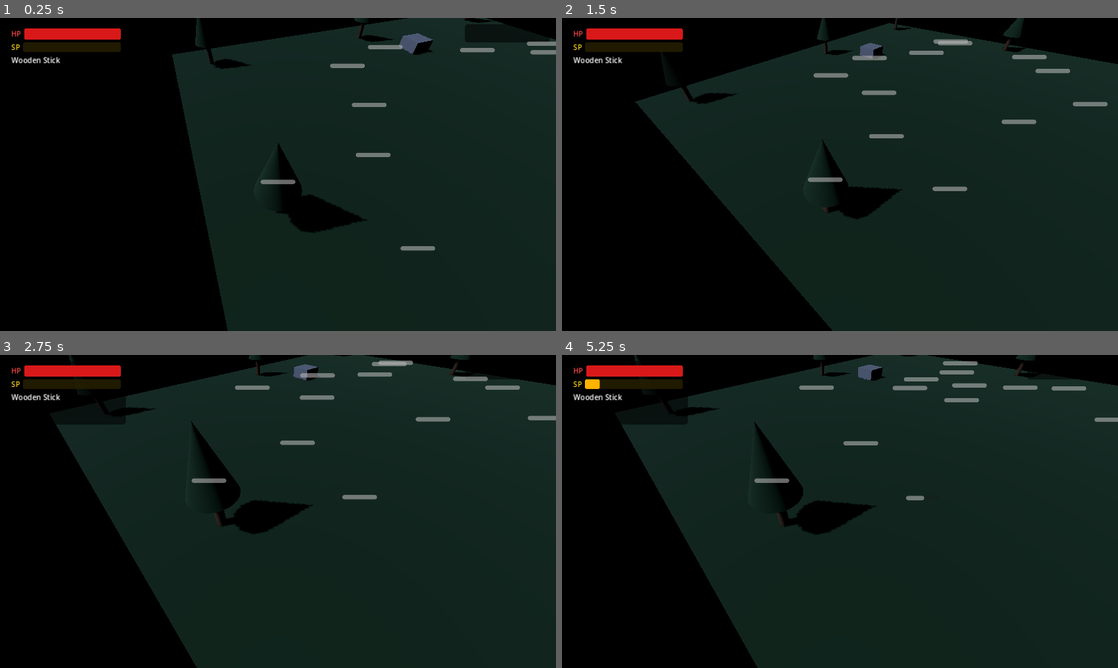
Above: before the commit, frames 1-4 (two rows, left to right).
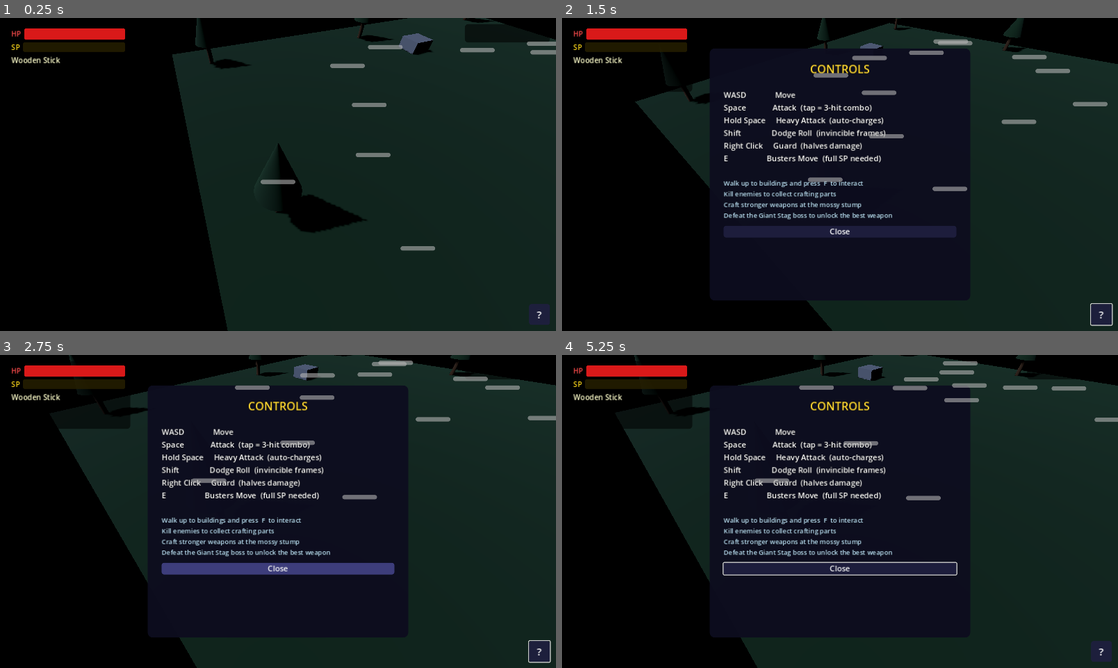
Above: after the commit, the same moments.

Repository: BitfrostKvasir/yokai
Game: Godot game, scene res://scenes/main.tscn
Same seed, same stepped clock (60 frames per second), same inputs: the game is played once before the commit and once after it.
Inputs (mouse positions are in pixels of both pictures, inside the frame that each line leads up to):
- Up to frame 1 (0.25 s): no input
- Up to frame 2 (1.5 s): click (1101, 315) at 0.5 s, where only the run after the commit has a clickable "?"; tap F (interact) at 1.25, 1.35 s; move the mouse to (962, 158) at 1.27 s; hold D (move_right) from 1.28 s (still down); click (962, 158) at 1.42 s
- Up to frame 3 (2.75 s): release D (move_right) at 2 s; tap F (interact) at 2 s; drag from (166, 527) to (250, 574) at 2.02 s
- Up to frame 4 (5.25 s): tap F (interact) at 2.75, 3.05, 3.5, 4.55 s; move the mouse to (895, 442) at 2.77 s; hold D (move_right) 2.78-3.5 s; hold Shift (dodge) 2.78-3.5 s; drag from (812, 574) to (673, 464) at 3.52 s; move the mouse to (1006, 558) at 4.27 s; hold A (move_left) 4.28-5 s; hold E (special) 4.28-5 s; drag from (673, 464) to (756, 433) at 5.02 s

The runs differ from the first frame. In frame 1, 0.4% of the frame differs, in the area x 2-99%, y 3-98%; in frame 2, 17%, in the area x 2-100%, y 3-99%; in frame 3, 15%; in frame 4, 15%.

Commit message:
feat: 2D interact prompts in HUD, controls button with full overlay
Co-Authored-By: Claude Sonnet 4.6 <noreply@anthropic.com>

Diff:
--- a/scenes/ui/hud.tscn
+++ b/scenes/ui/hud.tscn
@@ -52,14 +52,50 @@
 content_margin_right = 12.0
 content_margin_bottom = 10.0
 
+[sub_resource type="StyleBoxFlat" id="StyleBoxFlat_prompt"]
+bg_color = Color(0.0, 0.0, 0.0, 0.75)
+corner_radius_top_left = 10
+corner_radius_top_right = 10
+corner_radius_bottom_right = 10
+corner_radius_bottom_left = 10
+content_margin_left = 24.0
+content_margin_top = 12.0
+content_margin_right = 24.0
+content_margin_bottom = 12.0
+
+[sub_resource type="StyleBoxFlat" id="StyleBoxFlat_controls"]
+bg_color = Color(0.05, 0.05, 0.12, 0.96)
+corner_radius_top_left = 12
+corner_radius_top_right = 12
+corner_radius_bottom_right = 12
+corner_radius_bottom_left = 12
+content_margin_left = 32.0
+content_margin_top = 28.0
+content_margin_right = 32.0
+content_margin_bottom = 28.0
+
+[sub_resource type="StyleBoxFlat" id="StyleBoxFlat_btn"]
+bg_color = Color(0.12, 0.12, 0.25, 0.9)
+corner_radius_top_left = 6
+corner_radius_top_right = 6
+corner_radius_bottom_right = 6
+corner_radius_bottom_left = 6
+
+[sub_resource type="StyleBoxFlat" id="StyleBoxFlat_btn_hover"]
+bg_color = Color(0.25, 0.25, 0.5, 0.95)
+corner_radius_top_left = 6
+corner_radius_top_right = 6
+corner_radius_bottom_right = 6
+corner_radius_bottom_left = 6
+
 [node name="HUD" type="CanvasLayer"]
 script = ExtResource("1_hud")
 
 [node name="TopLeftPanel" type="PanelContainer" parent="."]
 offset_left = 14.0
 offset_top = 14.0
-offset_right = 290.0
-offset_bottom = 160.0
+offset_right = 300.0
+offset_bottom = 170.0
 theme_override_styles/panel = SubResource("StyleBoxFlat_panel")
 
 [node name="TopLeft" type="VBoxContainer" parent="TopLeftPanel"]
@@ -77,7 +113,7 @@
 vertical_alignment = 1
 
 [node name="HPBar" type="ProgressBar" parent="TopLeftPanel/TopLeft/HPRow"]
-custom_minimum_size = Vector2(210, 26)
+custom_minimum_size = Vector2(220, 26)
 size_flags_horizontal = 3
 max_value = 100.0
 value = 100.0
@@ -97,7 +133,7 @@
 vertical_alignment = 1
 
 [node name="SPBar" type="ProgressBar" parent="TopLeftPanel/TopLeft/SPRow"]
-custom_minimum_size = Vector2(210, 22)
+custom_minimum_size = Vector2(220, 22)
 size_flags_horizontal = 3
 max_value = 100.0
 value = 0.0
@@ -108,14 +144,13 @@
 [node name="WeaponLabel" type="Label" parent="TopLeftPanel/TopLeft"]
 text = "Wooden Stick"
 theme_override_font_sizes/font_size = 17
-theme_override_colors/font_color = Color(1, 1, 1, 1)
+theme_override_colors/font_color = Color(1, 1, 0.8, 1)
 theme_override_colors/font_outline_color = Color(0, 0, 0, 1)
 theme_override_constants/outline_size = 3
 
 [node name="BottomRightPanel" type="PanelContainer" parent="."]
 anchor_left = 1.0
 anchor_right = 1.0
-anchor_bottom = 0.0
 offset_left = -210.0
 offset_top = 14.0
 offset_right = -14.0
@@ -128,3 +163,97 @@
 theme_override_colors/font_outline_color = Color(0, 0, 0, 1)
 theme_override_constants/outline_size = 3
 horizontal_alignment = 2
+
+[node name="InteractPromptPanel" type="PanelContainer" parent="."]
+anchor_left = 0.5
+anchor_right = 0.5
+anchor_top = 1.0
+anchor_bottom = 1.0
+offset_left = -220.0
+offset_top = -80.0
+offset_right = 220.0
+offset_bottom = -24.0
+visible = false
+theme_override_styles/panel = SubResource("StyleBoxFlat_prompt")
+
+[node name="InteractPromptLabel" type="Label" parent="InteractPromptPanel"]
+text = "[ F ]  Interact"
+theme_override_font_sizes/font_size = 21
+theme_override_colors/font_color = Color(1, 1, 1, 1)
+theme_override_colors/font_outline_color = Color(0, 0, 0, 1)
+theme_override_constants/outline_size = 4
+horizontal_alignment = 1
+vertical_alignment = 1
+
+[node name="ControlsButton" type="Button" parent="."]
+anchor_left = 1.0
+anchor_right = 1.0
+anchor_top = 1.0
+anchor_bottom = 1.0
+offset_left = -62.0
+offset_top = -62.0
+offset_right = -14.0
+offset_bottom = -14.0
+text = "?"
+theme_override_font_sizes/font_size = 24
+theme_override_colors/font_color = Color(1, 1, 1, 1)
+theme_override_styles/normal = SubResource("StyleBoxFlat_btn")
+theme_override_styles/hover = SubResource("StyleBoxFlat_btn_hover")
+theme_override_styles/pressed = SubResource("StyleBoxFlat_btn_hover")
+
+[node name="ControlsPanel" type="PanelContainer" parent="."]
+anchor_left = 0.5
+anchor_right = 0.5
+anchor_top = 0.5
+anchor_bottom = 0.5
+offset_left = -300.0
+offset_top = -290.0
+offset_right = 300.0
+offset_bottom = 290.0
+visible = false
+theme_override_styles/panel = SubResource("StyleBoxFlat_controls")
+
+[node name="VBox" type="VBoxContainer" parent="ControlsPanel"]
+theme_override_constants/separation = 12
+
+[node name="Title" type="Label" parent="ControlsPanel/VBox"]
+text = "CONTROLS"
+theme_override_font_sizes/font_size = 26
+theme_override_colors/font_color = Color(1, 0.85, 0.2, 1)
+theme_override_colors/font_outline_color = Color(0, 0, 0, 1)
+theme_override_constants/outline_size = 3
+horizontal_alignment = 1
+
+[node name="Divider" type="HSeparator" parent="ControlsPanel/VBox"]
+
+[node name="ControlsText" type="Label" parent="ControlsPanel/VBox"]
+text = "WASD              Move
+Space             Attack  (tap = 3-hit combo)
+Hold Space     Heavy Attack  (auto-charges)
+Shift               Dodge Roll  (invincible frames)
+Right Click     Guard  (halves damage)
+E                   Busters Move  (full SP needed)"
+theme_override_font_sizes/font_size = 18
+theme_override_colors/font_color = Color(1, 1, 1, 1)
+theme_override_colors/font_outline_color = Color(0, 0, 0, 1)
+theme_override_constants/outline_size = 2
+
+[node name="Divider2" type="HSeparator" parent="ControlsPanel/VBox"]
+
+[node name="TipsText" type="Label" parent="ControlsPanel/VBox"]
+text = "Walk up to buildings and press  F  to interact
+Kill enemies to collect crafting parts
+Craft stronger weapons at the mossy stump
+Defeat the Giant Stag boss to unlock the best weapon"
+theme_override_font_sizes/font_size = 15
+theme_override_colors/font_color = Color(0.75, 0.9, 1.0, 1)
+theme_override_colors/font_outline_color = Color(0, 0, 0, 1)
+theme_override_constants/outline_size = 2
+
+[node name="CloseButton" type="Button" parent="ControlsPanel/VBox"]
+text = "Close"
+theme_override_font_sizes/font_size = 18
+theme_override_colors/font_color = Color(1, 1, 1, 1)
+theme_override_styles/normal = SubResource("StyleBoxFlat_btn")
+theme_override_styles/hover = SubResource("StyleBoxFlat_btn_hover")
+theme_override_styles/pressed = SubResource("StyleBoxFlat_btn_hover")
--- a/scripts/ui/hud.gd
+++ b/scripts/ui/hud.gd
@@ -5,8 +5,12 @@
 @onready var sp_bar: ProgressBar = $TopLeftPanel/TopLeft/SPRow/SPBar
 @onready var weapon_label: Label = $TopLeftPanel/TopLeft/WeaponLabel
 @onready var parts_label: Label = $BottomRightPanel/PartsLabel
+@onready var interact_panel: PanelContainer = $InteractPromptPanel
+@onready var interact_label: Label = $InteractPromptPanel/InteractPromptLabel
+@onready var controls_panel: PanelContainer = $ControlsPanel
 
 var player_stats: PlayerStats
+var player_node: Node3D
 var enemy_bars: Dictionary = {}
 
 func _ready() -> void:
@@ -14,6 +18,7 @@
 	await get_tree().process_frame
 	var p := get_tree().get_first_node_in_group("player") as Player
 	if p:
+		player_node = p
 		player_stats = p.stats
 		player_stats.hp_changed.connect(_on_hp_changed)
 		player_stats.sp_changed.connect(_on_sp_changed)
@@ -21,9 +26,21 @@
 	GameState.inventory.parts_changed.connect(_on_parts_changed)
 	_on_weapon_changed(GameState.current_weapon_stats)
 	_on_parts_changed(GameState.inventory.all_parts())
+	if controls_panel:
+		controls_panel.visible = false
+	if interact_panel:
+		interact_panel.visible = false
+	# Wire up buttons
+	var controls_btn := get_node_or_null("ControlsButton") as Button
+	if controls_btn:
+		controls_btn.pressed.connect(_on_controls_button_pressed)
+	var close_btn := get_node_or_null("ControlsPanel/VBox/CloseButton") as Button
+	if close_btn:
+		close_btn.pressed.connect(_on_close_button_pressed)
 
 func _process(_delta: float) -> void:
 	_update_enemy_bars()
+	_update_interact_prompt()
 
 func _on_hp_changed(current: int, maximum: int) -> void:
 	if hp_bar:
@@ -55,20 +72,32 @@
 			lines.append(names.get(part_id, part_id) + ": " + str(parts[part_id]))
 	parts_label.text = "\n".join(lines)
 
+func _update_interact_prompt() -> void:
+	if not interact_panel or not player_node:
+		return
+	for hut in get_tree().get_nodes_in_group("bartender_hut"):
+		if player_node.global_position.distance_to(hut.global_position) <= 2.5:
+			interact_label.text = "[ F ]  Visit Bartender — Heal Up"
+			interact_panel.visible = true
+			return
+	for stump in get_tree().get_nodes_in_group("crafting_stump"):
+		if player_node.global_position.distance_to(stump.global_position) <= 2.5:
+			interact_label.text = "[ F ]  Craft Weapons"
+			interact_panel.visible = true
+			return
+	interact_panel.visible = false
+
 func _update_enemy_bars() -> void:
 	var cam := get_viewport().get_camera_3d()
 	if not cam:
 		return
-	# Remove bars for dead enemies
 	for enemy in enemy_bars.keys():
 		if not is_instance_valid(enemy):
 			enemy_bars[enemy].queue_free()
 			enemy_bars.erase(enemy)
-	# Add bars for new live enemies
 	for enemy in get_tree().get_nodes_in_group("enemies"):
 		if enemy not in enemy_bars:
 			_create_enemy_bar(enemy)
-	# Update positions
 	for enemy in enemy_bars.keys():
 		if not is_instance_valid(enemy):
 			continue
@@ -89,3 +118,11 @@
 		if is_instance_valid(enemy) and is_instance_valid(bar):
 			bar.value = float(enemy.current_hp) / float(enemy.max_hp) * 100.0
 	)
+
+func _on_controls_button_pressed() -> void:
+	if controls_panel:
+		controls_panel.visible = not controls_panel.visible
+
+func _on_close_button_pressed() -> void:
+	if controls_panel:
+		controls_panel.visible = false
--- a/scripts/world/bartender_hut.gd
+++ b/scripts/world/bartender_hut.gd
@@ -9,15 +9,17 @@
 @onready var prompt_label: Label3D = $PromptLabel
 
 func _ready() -> void:
+	add_to_group("bartender_hut")
 	await get_tree().process_frame
 	player = get_tree().get_first_node_in_group("player")
 	beer_minigame = get_tree().get_first_node_in_group("beer_minigame")
+	if prompt_label:
+		prompt_label.visible = false
 
 func _process(_delta: float) -> void:
-	if not player or not prompt_label:
+	if not player:
 		return
 	var dist := global_position.distance_to(player.global_position)
-	prompt_label.visible = dist <= INTERACT_RANGE
 	if dist <= INTERACT_RANGE and Input.is_action_just_pressed("interact"):
 		if beer_minigame:
 			beer_minigame.open()
--- a/scripts/world/crafting_stump.gd
+++ b/scripts/world/crafting_stump.gd
@@ -9,15 +9,17 @@
 @onready var prompt_label: Label3D = $PromptLabel
 
 func _ready() -> void:
+	add_to_group("crafting_stump")
 	await get_tree().process_frame
 	player = get_tree().get_first_node_in_group("player")
 	crafting_menu = get_tree().get_first_node_in_group("crafting_menu")
+	if prompt_label:
+		prompt_label.visible = false
 
 func _process(_delta: float) -> void:
-	if not player or not prompt_label:
+	if not player:
 		return
 	var dist := global_position.distance_to(player.global_position)
-	prompt_label.visible = dist <= INTERACT_RANGE
 	if dist <= INTERACT_RANGE and Input.is_action_just_pressed("interact"):
 		if crafting_menu:
 			crafting_menu.open()
Not shown: 1 places in scenes/ui/hud.tscn that only renumber resources
